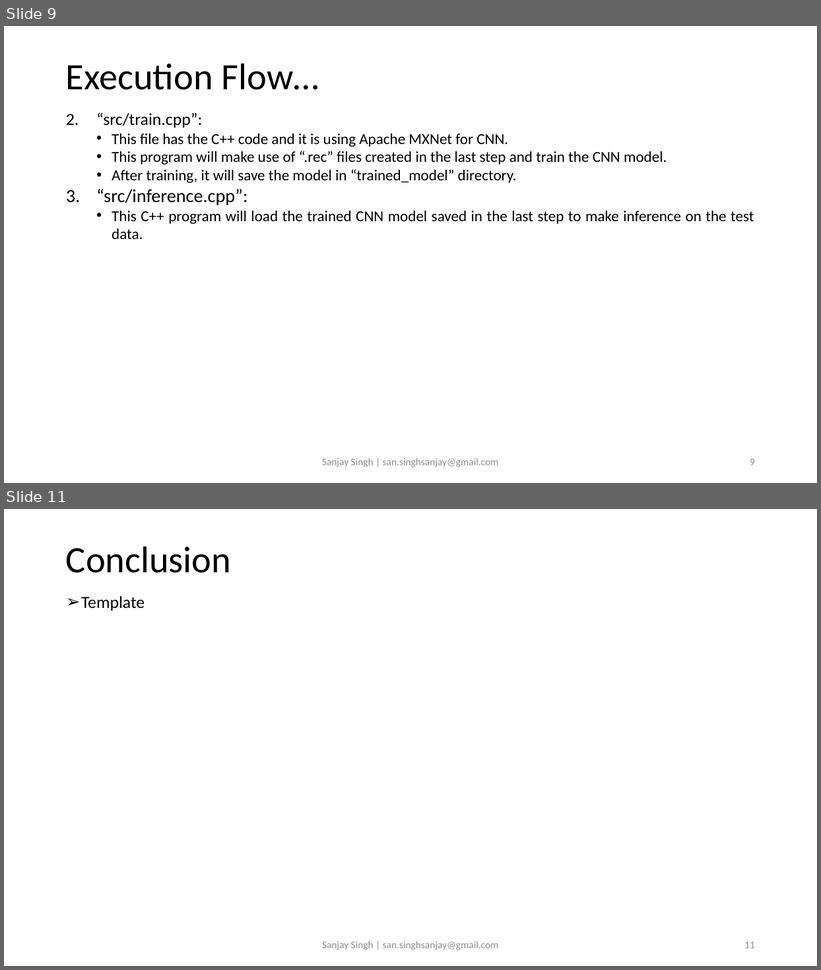
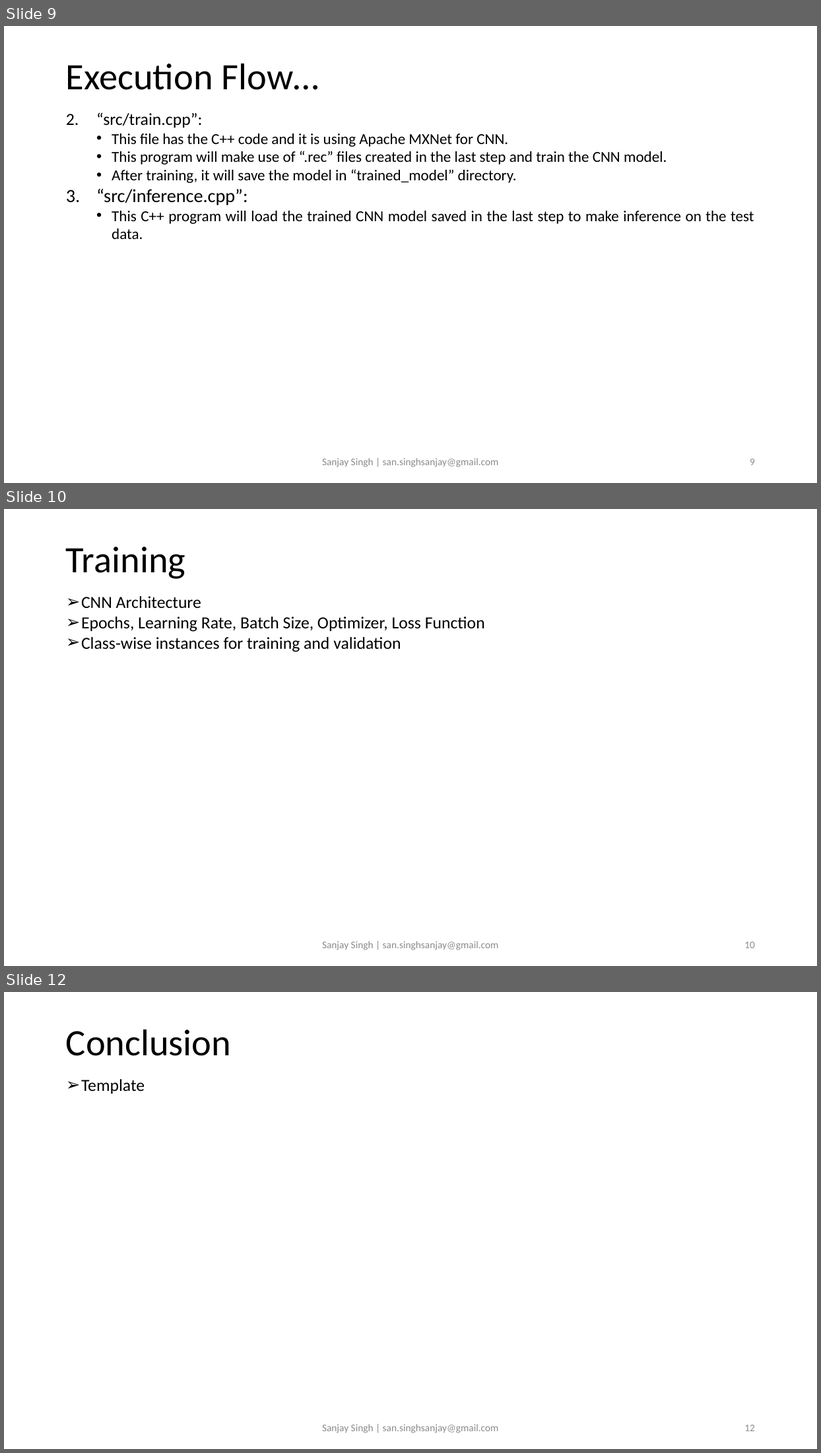
Before and after one commit to sansinghsanjay/mxnet_mnist_cpp_CNN, a slide deck: readme.pptx. Shown one above the other, each under a label of ours: slides 9 and 11 before the commit, slides 9, 10 and 12 after it; the slides between them are not shown. The pictures are 821x970 and 821x1453 pixels, drawn with LibreOffice and Linux fonts; fonts in the diff are those of the drawing. Boxes give left, top, right and bottom in pixels: in the first picture for what was removed or moved away, otherwise in the second. Text is boxed around its words. In the diff, an @@ line names an element or a change of style, - is before the commit and + after.

```diff
--- a/readme.pptx
+++ b/readme.pptx
@@ slide 10 added at [4, 509, 817, 966], background #FFFFFF @@
@@ title added at [66, 547, 186, 579], 44 pt, text #000000 @@
+Training
@@ text added at [81, 596, 485, 652], 20 pt, text #000000 @@
+➢ CNN Architecture
+➢ Epochs, Learning Rate, Batch Size, Optimizer, Loss Function
+➢ Class-wise instances for training and validation
@@ text added at [322, 941, 499, 951], 12 pt, text #8C8C8C @@
+Sanjay Singh | san.singhsanjay@gmail.com
@@ page number added at [745, 942, 755, 949], 12 pt, text #8C8C8C @@
+10
@@ what was slide 11 is now slide 12 @@
@@ page number at [745, 1425, 755, 1432]: text changed @@
-11
+12
```
Also in this commit, not shown: 1 slide changed, 2 other files.
